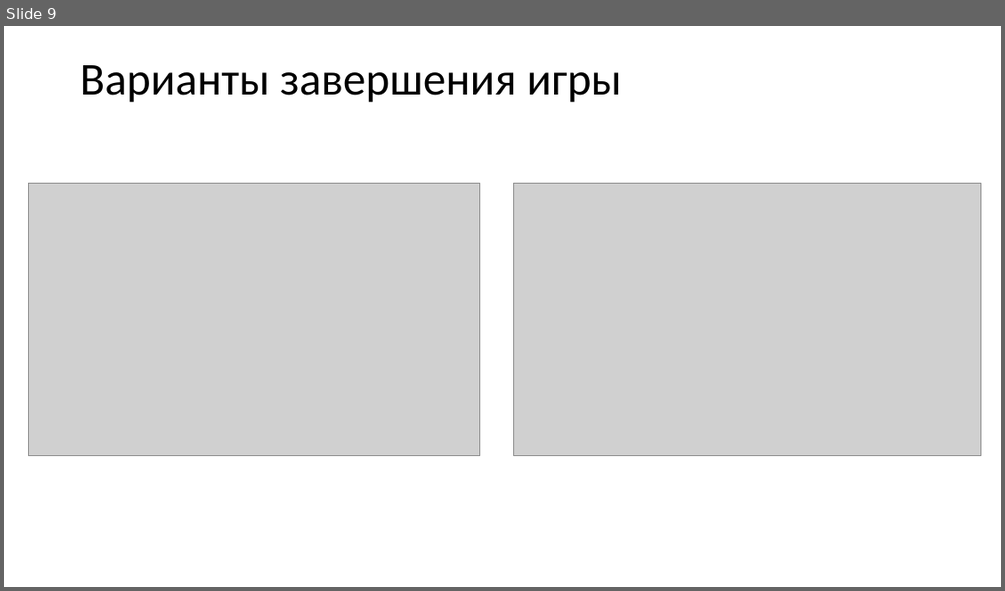
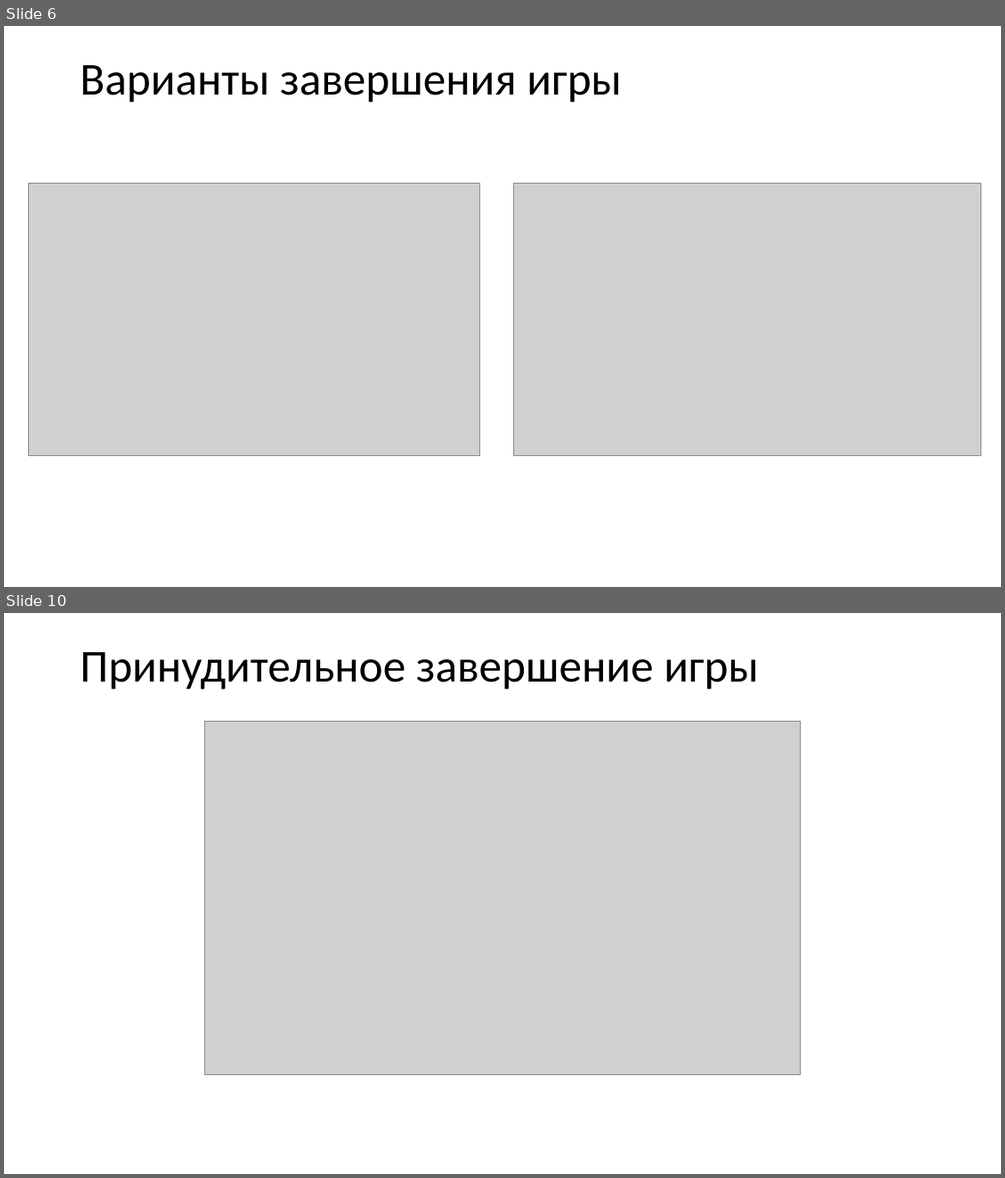
Before and after one commit to 1NiKuz1/snake, a slide deck: выступление/Презентация к курсовому проекту.pptx. Shown one above the other, each under a label of ours: slide 9 before the commit, slides 6 and 10 after it; the slides between them are not shown. The pictures are 1005x591 and 1005x1178 pixels, drawn with LibreOffice and Linux fonts; fonts in the diff are those of the drawing; grey boxes stand for pictures. Boxes give left, top, right and bottom in pixels: in the first picture for what was removed or moved away, otherwise in the second. Text is boxed around its words. In the diff, an @@ line names an element or a change of style, - is before the commit and + after.

```diff
--- a/выступление/Презентация к курсовому проекту.pptx
+++ b/выступление/Презентация к курсовому проекту.pptx
@@ slide 10 added at [4, 613, 1001, 1174], background #FFFFFF @@
@@ title added at [80, 652, 759, 690], 44 pt, text #000000 @@
+Принудительное завершение игры
@@ picture added at [205, 722, 801, 1074] @@
@@ what was slide 9 is now slide 6 @@
```
Also in this commit, not shown: 1 slide changed, 5 other slides added, 4 slides removed, 28 other files.
